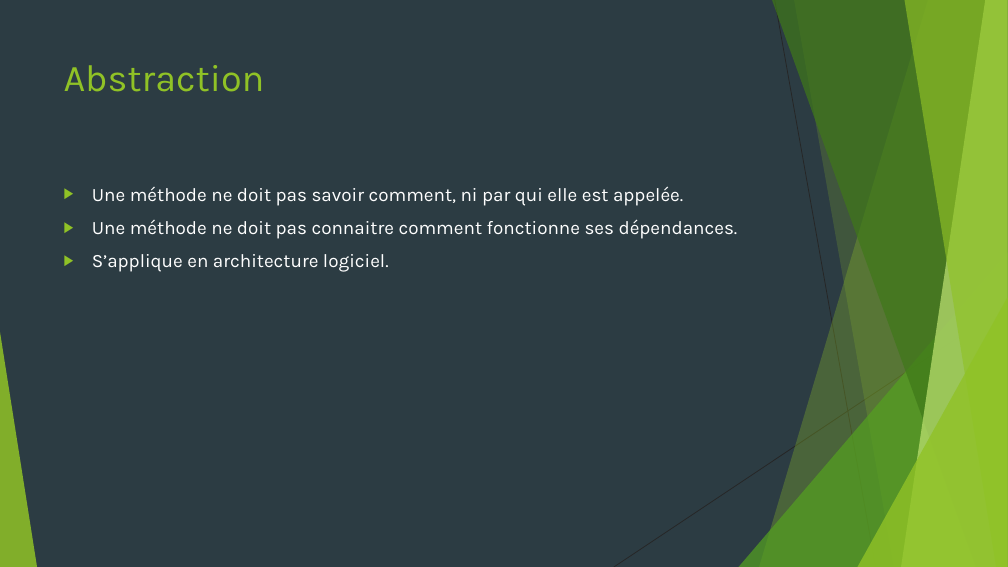
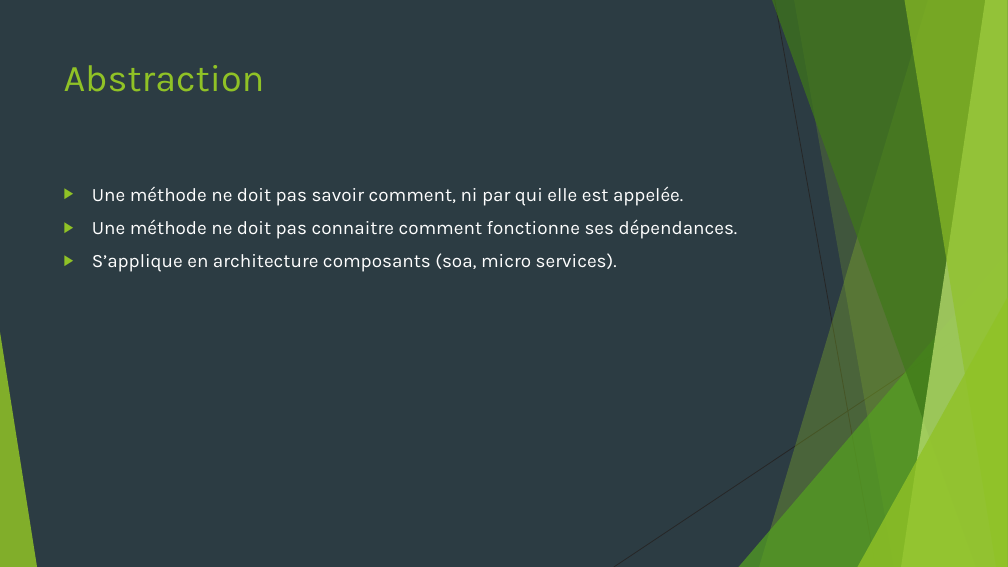
Before and after one commit to worming004/SimpleIsNotEasy, a slide deck: slide 30 of PPT/Easy != Simple.pptx. Drawn at 1008x567 pixels with LibreOffice and Linux fonts; fonts in the diff are those of the drawing. Boxes give left, top, right and bottom in pixels: in the first picture for what was removed or moved away, otherwise in the second. Text is boxed around its words. In the diff, an @@ line names an element or a change of style, - is before the commit and + after.

```diff
--- a/PPT/Easy != Simple.pptx
+++ b/PPT/Easy != Simple.pptx
@@ text at (92, 253, 617, 272): text changed @@
-▶ S’applique en architecture logiciel.
+▶ S’applique en architecture composants (soa, micro services).
```
Also in this commit, not shown: 6 other slides changed, 1 slide removed.
